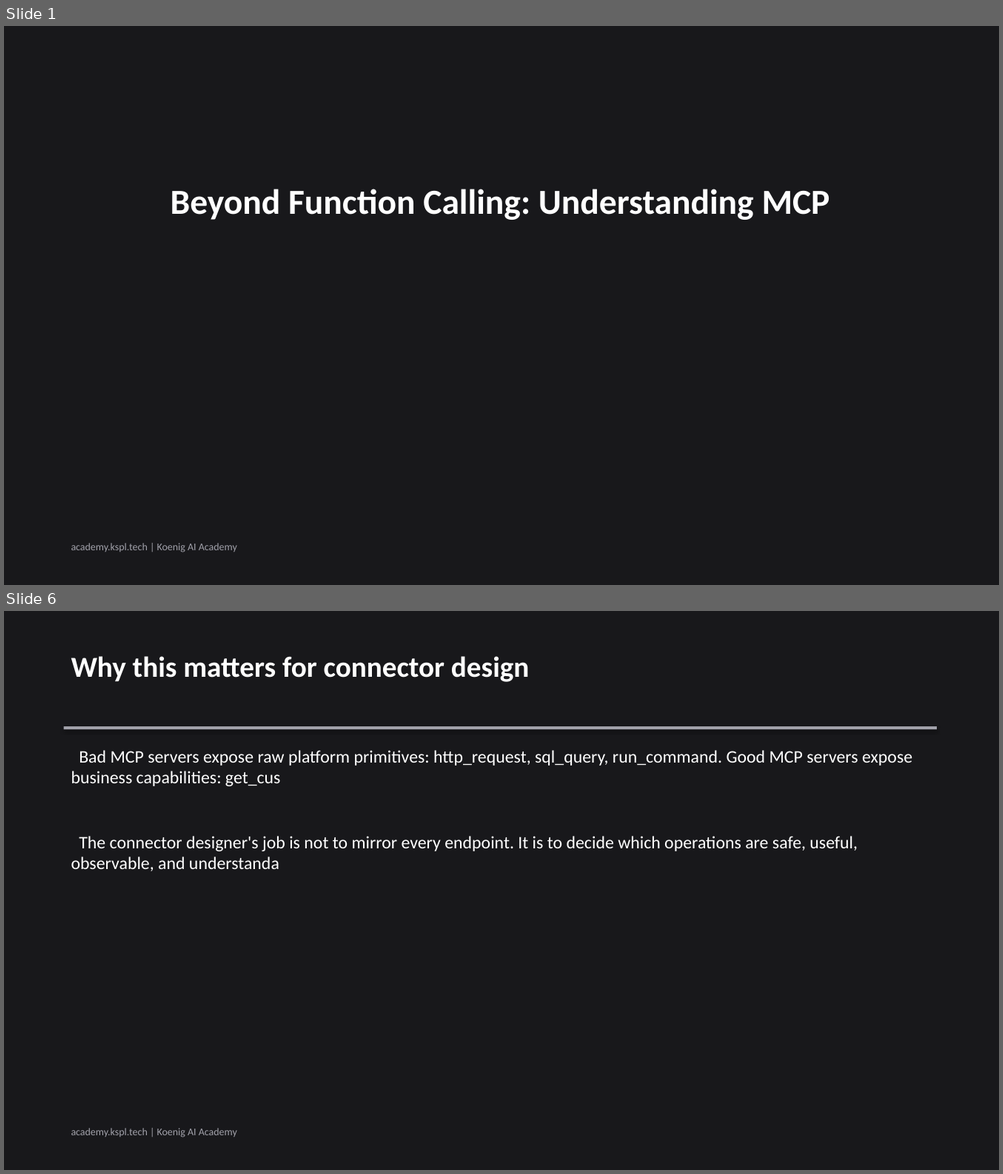
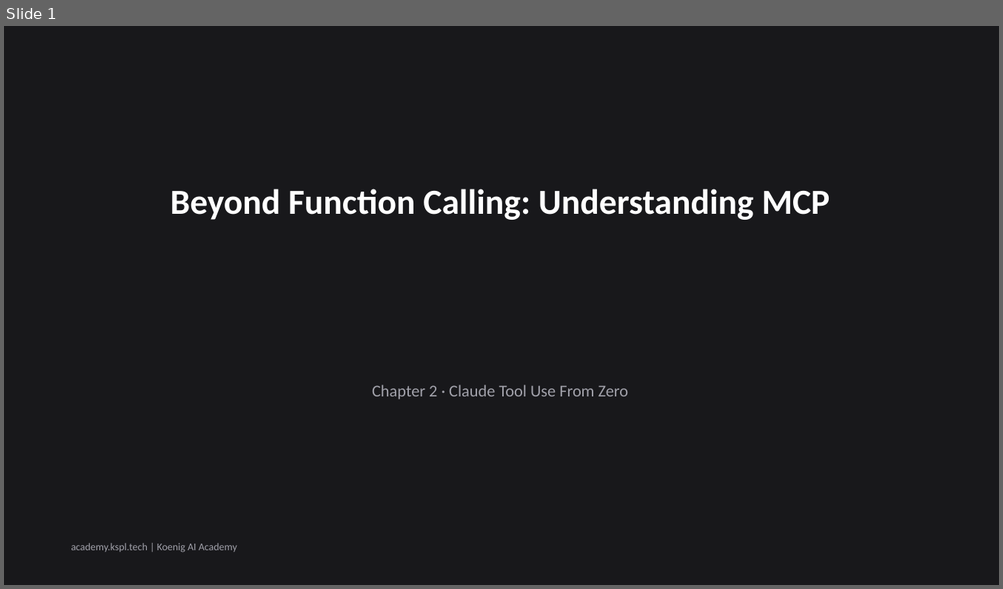
Before and after one commit to Koenig-Solutions-Private-Limited/koenig-ai-org, a slide deck: vault/courses/claude-tool-use-from-zero/ch02-slides.pptx. Shown one above the other, each under a label of ours: slides 1 and 6 before the commit, slide 1 after it; the slides between them are not shown. The pictures are 1003x1174 and 1003x589 pixels, drawn with LibreOffice and Linux fonts; fonts in the diff are those of the drawing. Boxes give left, top, right and bottom in pixels: in the first picture for what was removed or moved away, otherwise in the second. Text is boxed around its words. In the diff, an @@ line names an element or a change of style, - is before the commit and + after.

```diff
--- a/vault/courses/claude-tool-use-from-zero/ch02-slides.pptx
+++ b/vault/courses/claude-tool-use-from-zero/ch02-slides.pptx
@@ slide 6 removed at <box>4,611,999,1170</box>, background #18181B @@
@@ text removed at <box>71,656,529,682</box> @@
-Why this matters for connector design
@@ rectangle removed at <box>64,726,936,729</box> @@
@@ text removed at <box>71,750,912,786</box> @@
-Bad MCP servers expose raw platform primitives: http_request, sql_query, run_command. Good MCP servers expose business capabilities: get_cus
@@ text removed at <box>71,836,857,871</box> @@
-The connector designer's job is not to mirror every endpoint. It is to decide which operations are safe, useful, observable, and understanda
@@ text removed at <box>71,1128,237,1138</box> @@
-academy.kspl.tech | Koenig AI Academy
@@ slide 1 changed as well @@
@@ text added at <box>372,385,628,400</box>, 16 pt, text #A1A1AA @@
+Chapter 2 · Claude Tool Use From Zero
```
Also in this commit, not shown: 4 other slides changed, 2 slides added, 1 other slide removed, 1 other file.
